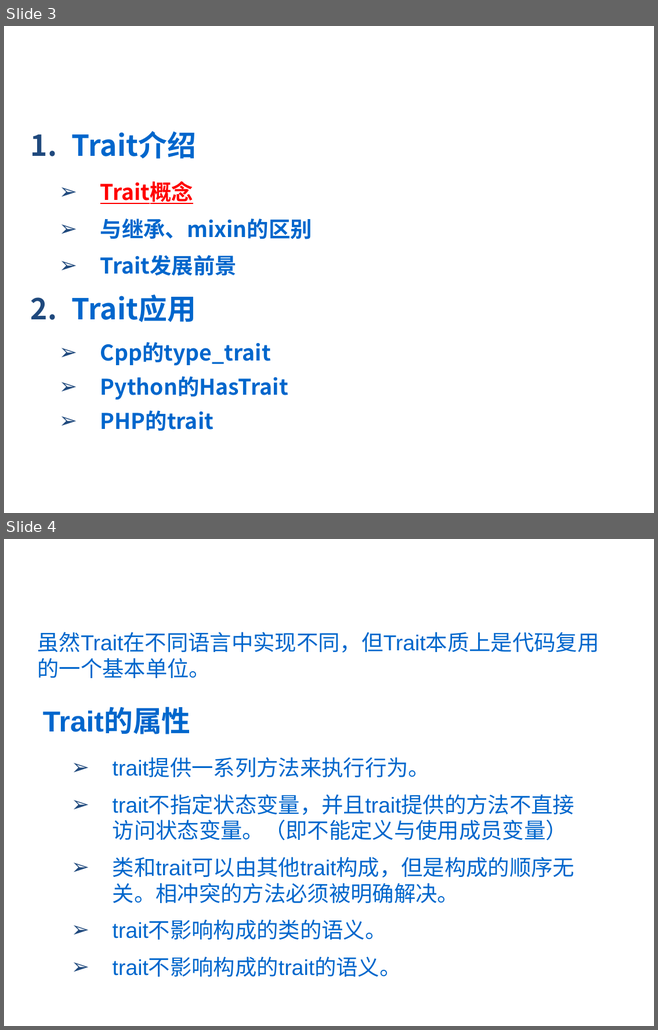
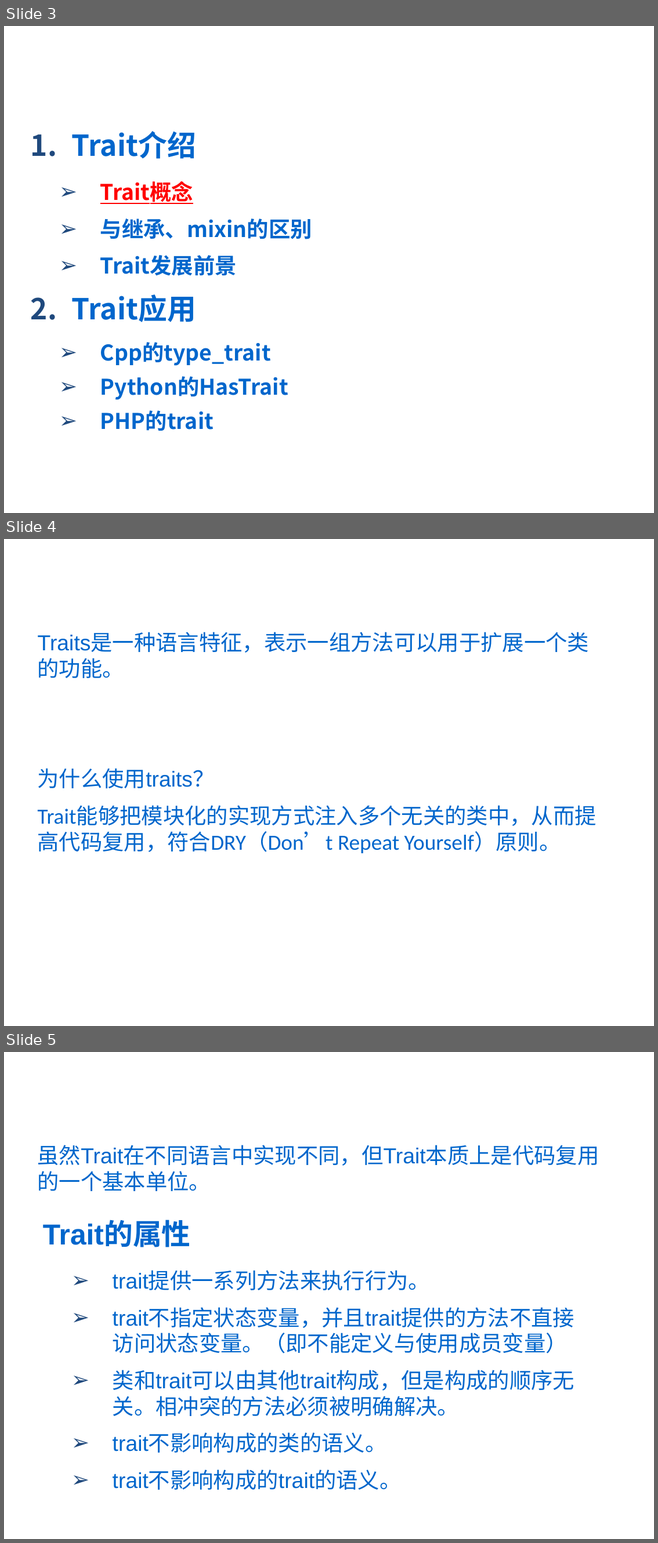
Before and after one commit to 2017-CompilerH-a3/Teamwork-Traits, a slide deck: trait.ppt. Shown one above the other, each under a label of ours: slides 3 and 4 before the commit, slides 3, 4 and 5 after it. The pictures are 658x1030 and 658x1543 pixels, drawn with LibreOffice and Linux fonts; fonts in the diff are those of the drawing; background and template pictures are left out. Boxes give left, top, right and bottom in pixels: in the first picture for what was removed or moved away, otherwise in the second. Text is boxed around its words. In the diff, an @@ line names an element or a change of style, - is before the commit and + after.

```diff
--- a/trait.ppt
+++ b/trait.ppt
@@ slide 4 added at box(4, 539, 654, 1026), background picture (left out) @@
@@ text added at box(30, 554, 387, 594), 28 pt, text #FFFFFF, bold @@
+Trait概念
@@ text added at box(38, 634, 596, 853), 24 pt, text #0066CC @@
+Traits是一种语言特征，表示一组方法可以用于扩展一个类的功能。
+为什么使用traits？
+Trait能够把模块化的实现方式注入多个无关的类中，从而提高代码复用，符合DRY（Don’t Repeat Yourself）原则。
@@ what was slide 4 is now slide 5 @@
```
Also in this commit, not shown: 8 slides changed, 8 other slides added.
